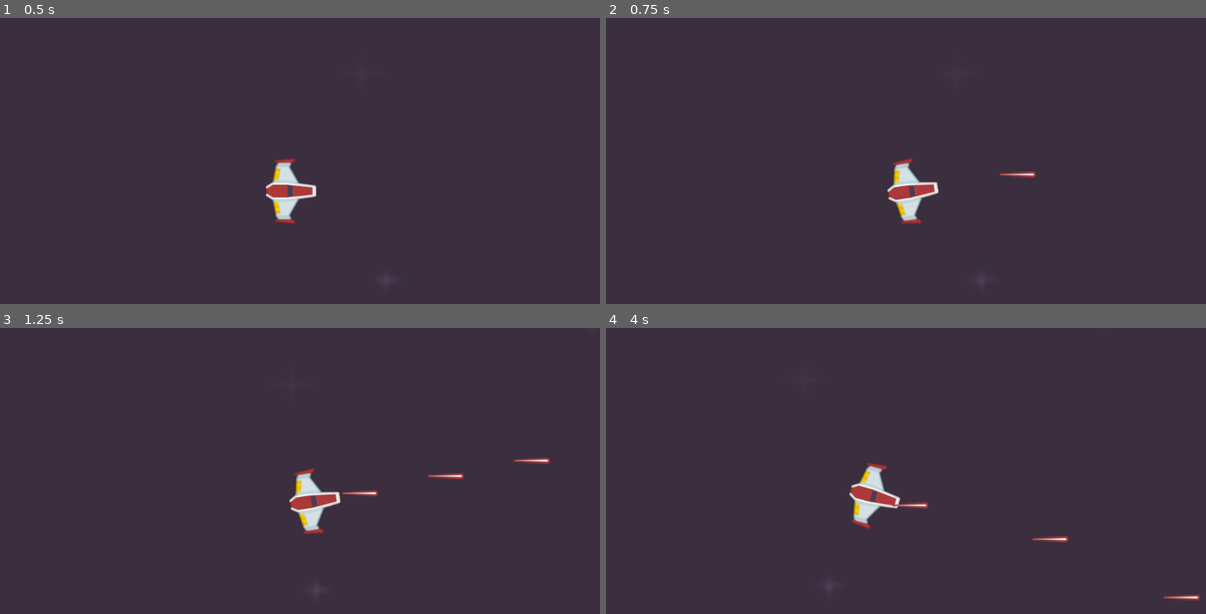
Above: before the commit, frames 1-4 (two rows, left to right).
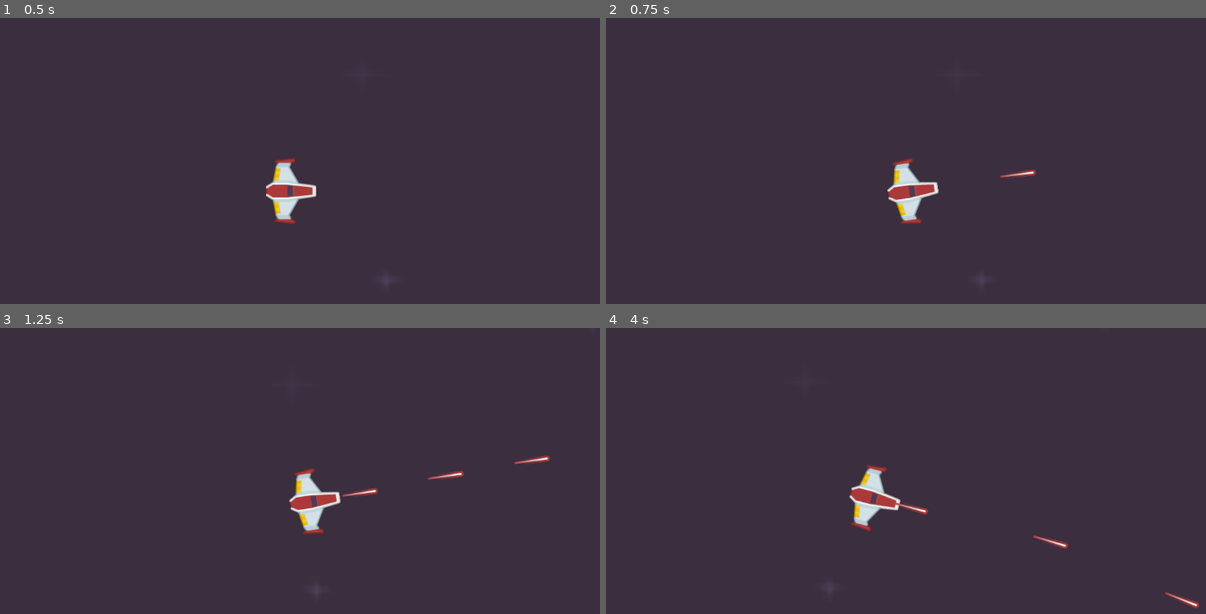
Above: after the commit, the same moments.

Repository: mosaic-studio/godot-space-invader
Game: Godot game, scene res://Scene/main_scene.tscn
Two runs of this game, one before a commit and one after it. Both use one fixed random seed, a clock stepped at 60 frames per second and the inputs below.
Inputs (mouse positions are in pixels of both pictures, inside the frame that each line leads up to):
- Up to frame 1 (0.5 s): no input
- Up to frame 2 (0.75 s): tap Enter at 0.5 s; move the mouse to (1032, 172) at 0.52 s; press the mouse at (1032, 172) at 0.53 s; hold Right (Right) from 0.53 s (still down)
- Up to frame 3 (1.25 s): keep holding Right (Right)
- Up to frame 4 (4 s): move the mouse to (774, 519) at 1.27 s; release Right (Right) at 1.28 s; release the mouse at (774, 519) at 1.28 s; hold Down (Down) 1.28-2.03 s; click (774, 519) at 1.35 s; move the mouse to (960, 425) at 2.02 s; press the mouse at (960, 425) at 2.03 s; hold Right (Right) 2.03-2.78 s; move the mouse to (864, 571) at 2.77 s; release the mouse at (864, 571) at 2.78 s; hold Up (Up) 2.78-3.53 s; click (864, 571) at 2.85 s; move the mouse to (1080, 553) at 3.52 s; press the mouse at (1080, 553) at 3.53 s; hold A (Left) from 3.53 s (still down)

Frame 1 is identical in both runs. In frame 2, less than 0.1% of the frame differs, in the area x 65-72%, y 52-57%; in frame 3, 0.3%; in frame 4, 1.1%, in the area x 40-100%, y 46-99%.

Commit message:
Atualização
Rotação do tiro e atualização de versão do Godot

Diff:
--- a/Scripts/PlayerMovement.gd
+++ b/Scripts/PlayerMovement.gd
@@ -46,10 +46,12 @@
 		var temp = Bullet.instantiate()
 		add_sibling(temp)
 		temp.global_position = get_node("BulletSpawn").get("global_position")
+
+		temp.set("rotation", self.rotation)
 		# this sets the rotation as to where it will fire
 		temp.set("area_direction", (get_global_mouse_position() - self.global_position).normalized())
 		# These statements below handle camera shake
-		Camera.set("offset", Vector2(randf_range(-4, 4), randf_range(-4, 4)))
+		# Camera.set("offset", Vector2(randf_range(-4, 4), randf_range(-4, 4)))
 		timer = 0
 	else:
 		Camera.set("offset", Vector2(0, 0))
--- a/project.godot
+++ b/project.godot
@@ -12,7 +12,7 @@
 
 config/name="Space Invader"
 run/main_scene="res://Scene/main_scene.tscn"
-config/features=PackedStringArray("4.0", "Forward Plus")
+config/features=PackedStringArray("4.1", "Forward Plus")
 config/icon="res://icon.svg"
 
 [input]
@@ -43,6 +43,6 @@
 }
 Shoot={
 "deadzone": 0.5,
-"events": [Object(InputEventMouseButton,"resource_local_to_s …(211 unchanged characters)… 282, 94),"factor":1.0,"button_index":1,"pressed":true,"double_click":false,"script":null)
+"events": [Object(InputEventMouseButton,"resource_local_to_s …(211 unchanged characters)… 282, 94),"factor":1.0,"button_index":1,"canceled":false,"pressed":true,"double_click":false,"script":null)
 ]
 }
